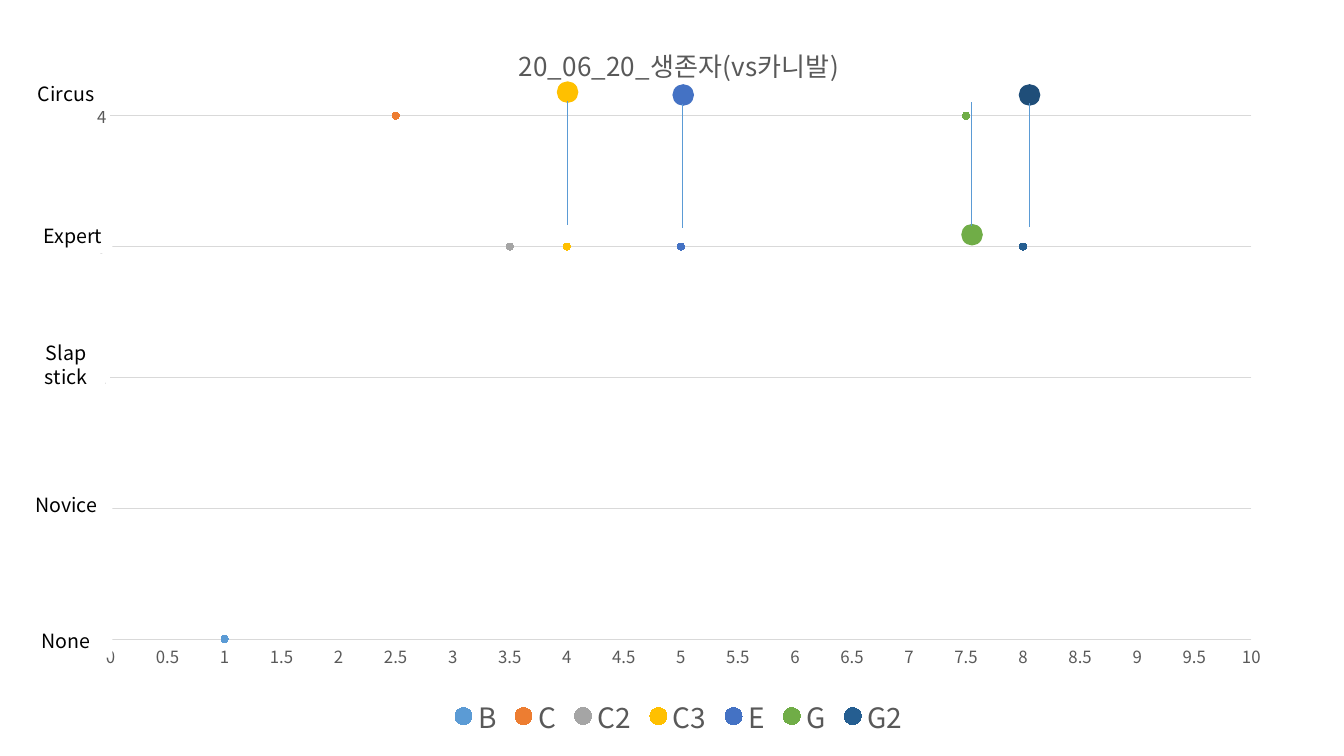
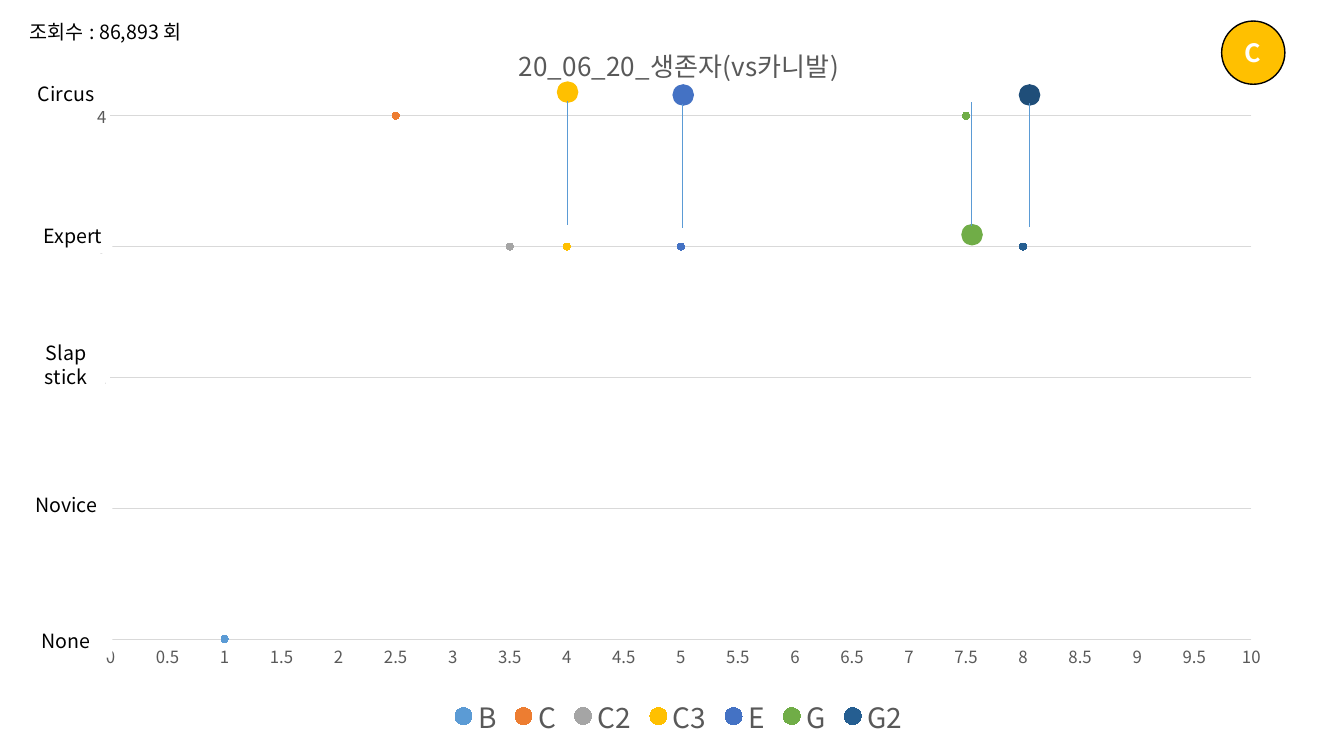
Before and after one commit to Bumizi/Thesis, a slide deck: slide 6 of DBD 분석/맵 분석/3. 콜드윈드 농장(★)/3. 썩은 들판(★)/영상분석자료/탄착군 분석/탄착군_종합분석.pptx. Drawn at 1344x756 pixels with LibreOffice and Linux fonts; fonts in the diff are those of the drawing. Boxes give left, top, right and bottom in pixels: in the first picture for what was removed or moved away, otherwise in the second. Text is boxed around its words. In the diff, an @@ line names an element or a change of style, - is before the commit and + after.

```diff
--- a/DBD 분석/맵 분석/3. 콜드윈드 농장(★)/3. 썩은 들판(★)/영상분석자료/탄착군 분석/탄착군_종합분석.pptx
+++ b/DBD 분석/맵 분석/3. 콜드윈드 농장(★)/3. 썩은 들판(★)/영상분석자료/탄착군 분석/탄착군_종합분석.pptx
@@ text added at [30,22,182,43], 14 pt, text #000000 @@
+조회수 : 86,893 회
@@ ellipse added at [1222,21,1286,85], fill #FFC000, outline #000000 1 pt, 18 pt, text #FFFFFF, bold @@
+C
```
Also in this commit, not shown: 10 other slides changed, 3 other files.
